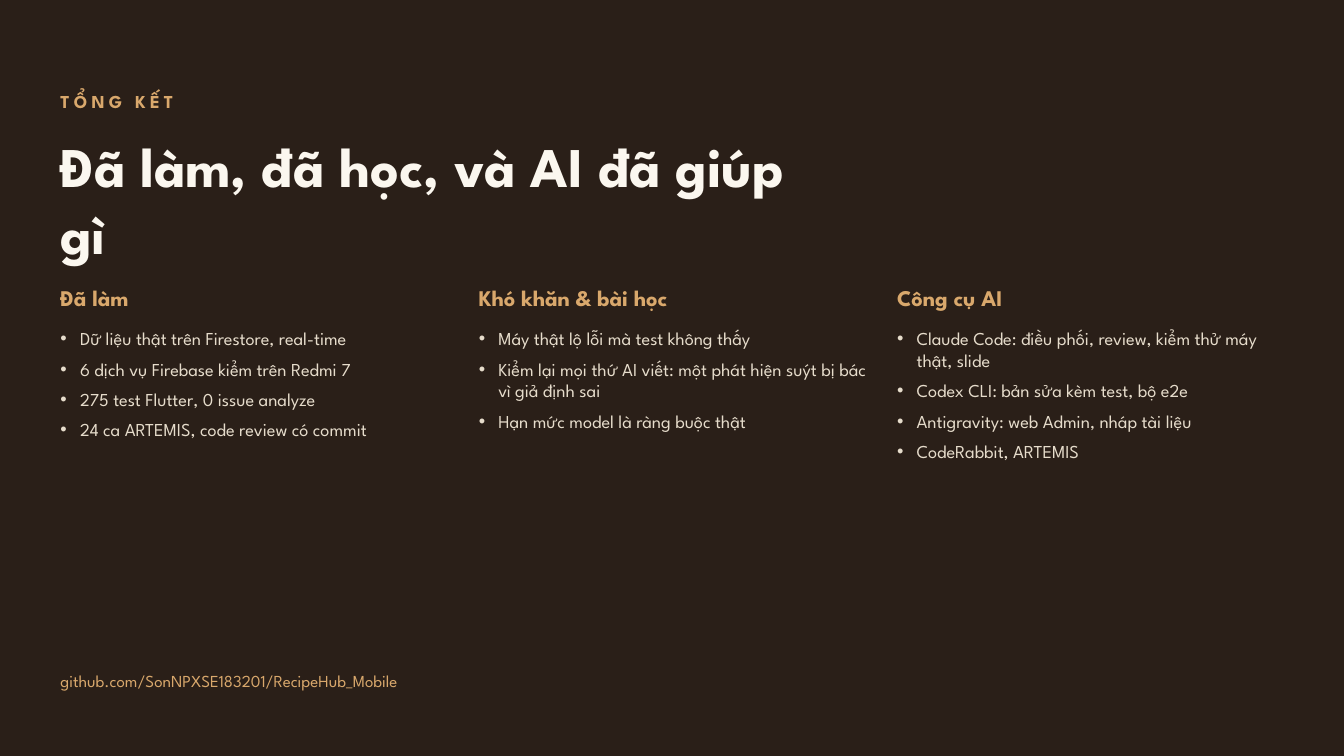
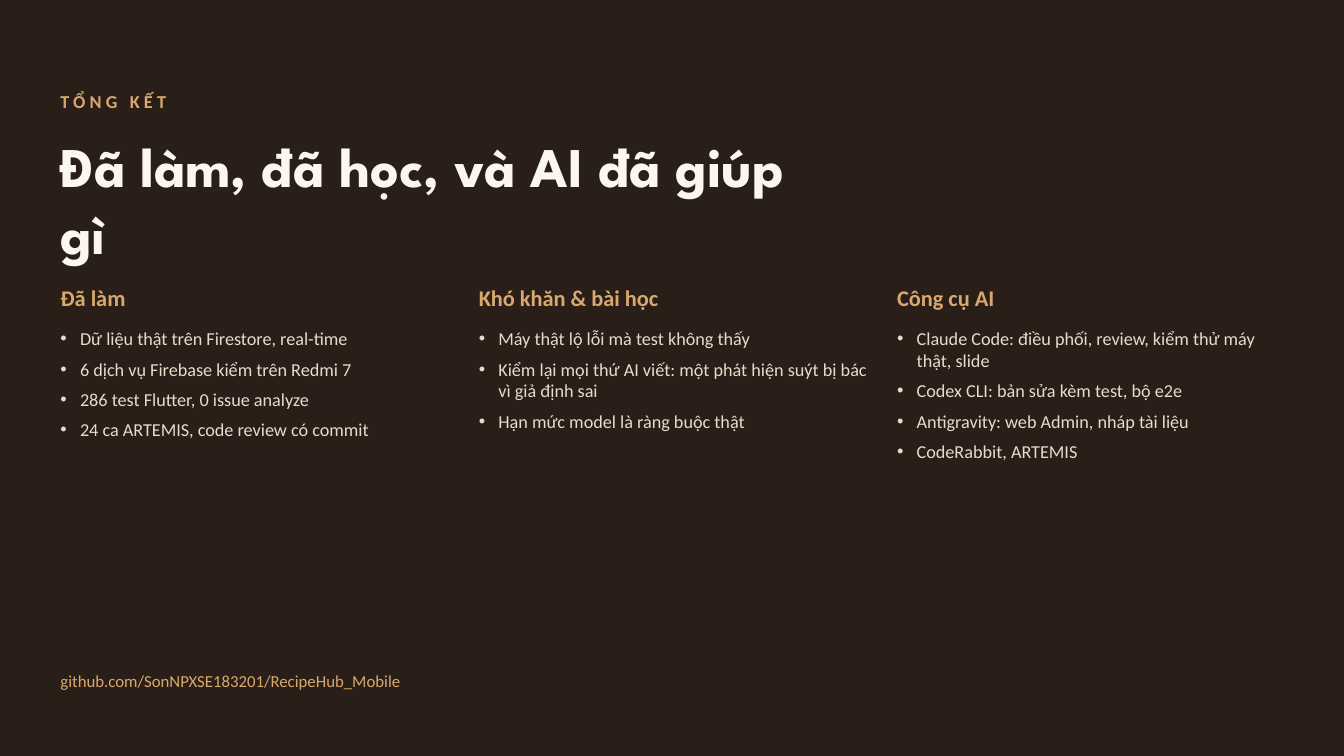
Before and after one commit to SonNPXSE183201/RecipeHub_Mobile, a slide deck: slide 15 of slides/Lab03_SE183201_slides.pptx. Drawn at 1344x756 pixels with LibreOffice and Linux fonts; fonts in the diff are those of the drawing. Boxes give left, top, right and bottom in pixels: in the first picture for what was removed or moved away, otherwise in the second. Text is boxed around its words. In the diff, an @@ line names an element or a change of style, - is before the commit and + after.

```diff
--- a/slides/Lab03_SE183201_slides.pptx
+++ b/slides/Lab03_SE183201_slides.pptx
@@ text at bbox=[80, 332, 368, 438]: font League Spartan to Calibri in "Dữ liệu thật trên Firestore, real-time", "6 dịch vụ Firebase kiểm trên Redmi ...", "24 ca ARTEMIS, code review có commit" @@
@@ text at bbox=[80, 393, 309, 409]: text changed; font League Spartan to Calibri @@
-• 275 test Flutter, 0 issue analyze
+• 286 test Flutter, 0 issue analyze
@@ font League Spartan to Calibri in 7 elements at bbox=[60, 94, 166, 108], bbox=[60, 290, 126, 306], bbox=[479, 290, 658, 310], bbox=[498, 330, 867, 431], bbox=[897, 290, 994, 310], bbox=[917, 331, 1255, 460], bbox=[60, 675, 400, 690] @@
```
Also in this commit, not shown: 13 other slides changed, 1 slide added, 1 slide removed, 1 other file.
